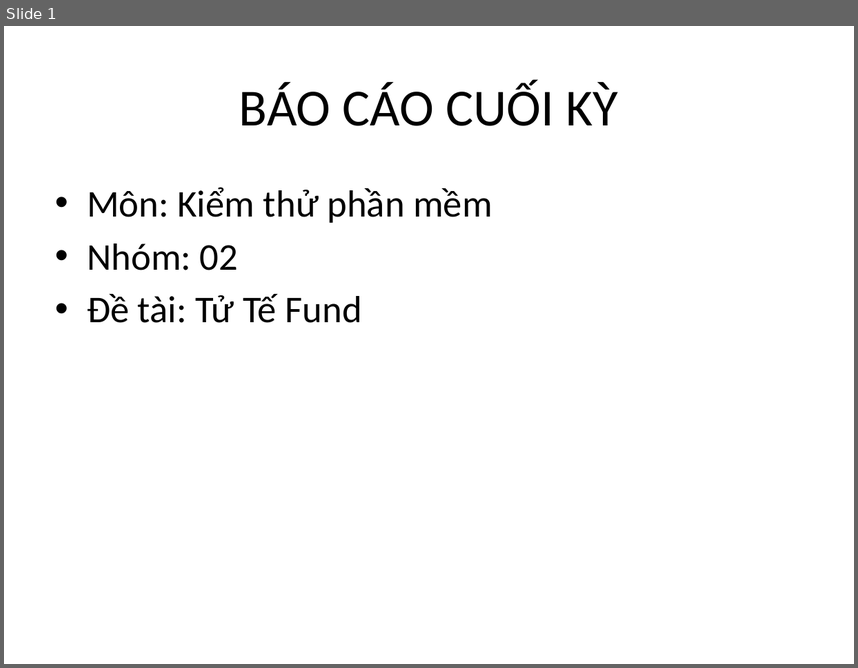
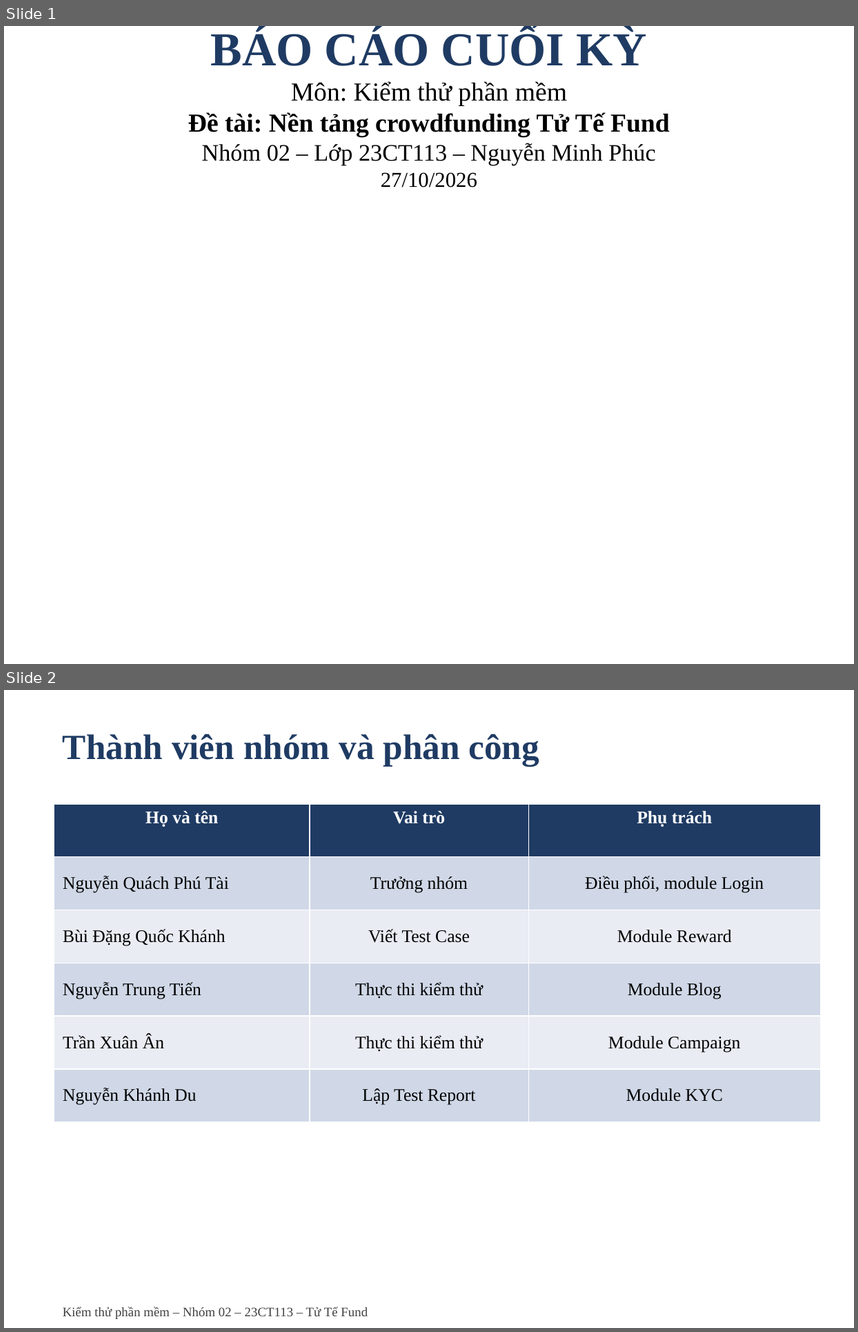
Before and after one commit to Escanor292/test, a slide deck: 23CT113_Nhom02_NenTangCrowdfunding(TuTeFund)/Word+ppt Báo Cáo/Ppt Báo cáo Nhóm 2 - 23CT113.pptx. Shown one above the other, each under a label of ours: slide 1 before the commit, slides 1 and 2 after it. The pictures are 858x668 and 858x1332 pixels, drawn with LibreOffice and Linux fonts; fonts in the diff are those of the drawing. Boxes give left, top, right and bottom in pixels: in the first picture for what was removed or moved away, otherwise in the second. Text is boxed around its words. In the diff, an @@ line names an element or a change of style, - is before the commit and + after.

```diff
--- a/23CT113_Nhom02_NenTangCrowdfunding(TuTeFund)/Word+ppt Báo Cáo/Ppt Báo cáo Nhóm 2 - 23CT113.pptx
+++ b/23CT113_Nhom02_NenTangCrowdfunding(TuTeFund)/Word+ppt Báo Cáo/Ppt Báo cáo Nhóm 2 - 23CT113.pptx
@@ slide 2 added at bbox=[4, 690, 854, 1328], background #FFFFFF @@
@@ text added at bbox=[63, 734, 540, 767], 30 pt, text #1F3B63, bold @@
+Thành viên nhóm và phân công
@@ table added at bbox=[54, 804, 821, 1122], 6 rows, 3 columns @@
+Họ và tên | Vai trò | Phụ trách
+Nguyễn Quách Phú Tài | Trưởng nhóm | Điều phối, module Login
+Bùi Đặng Quốc Khánh | Viết Test Case | Module Reward
+Nguyễn Trung Tiến | Thực thi kiểm thử | Module Blog
+Trần Xuân Ân | Thực thi kiểm thử | Module Campaign
+Nguyễn Khánh Du | Lập Test Report | Module KYC
@@ text added at bbox=[63, 1306, 368, 1319], 11 pt, text #404040 @@
+Kiểm thử phần mềm – Nhóm 02 – 23CT113 – Tử Tế Fund
@@ slide 1 changed as well @@
@@ title at bbox=[211, 28, 647, 66]: size 44 to 40 pt, font Calibri to Times New Roman, text colour #000000 to #1F3B63, bold on in "BÁO CÁO CUỐI KỲ" @@
@@ title at bbox=[188, 81, 670, 187]: paragraphs added @@
+Môn: Kiểm thử phần mềm
+Đề tài: Nền tảng crowdfunding Tử Tế Fund
+Nhóm 02 – Lớp 23CT113 – Nguyễn Minh Phúc
+27/10/2026
@@ text removed at bbox=[87, 187, 493, 323] @@
-• Môn: Kiểm thử phần mềm
-• Nhóm: 02
-• Đề tài: Tử Tế Fund
```
Also in this commit, not shown: 9 other slides added, 5 slides removed, 4 other files.
